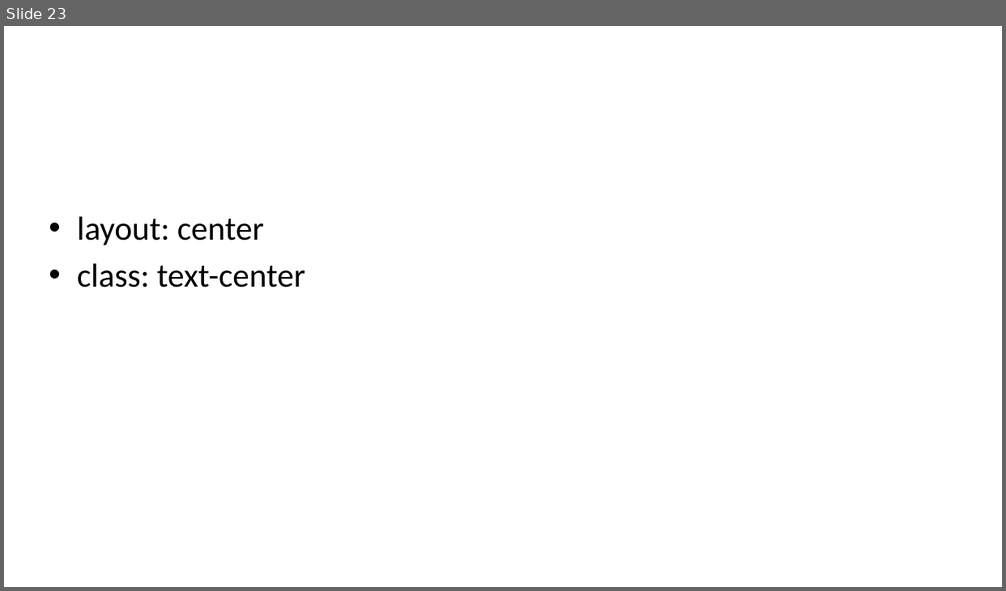
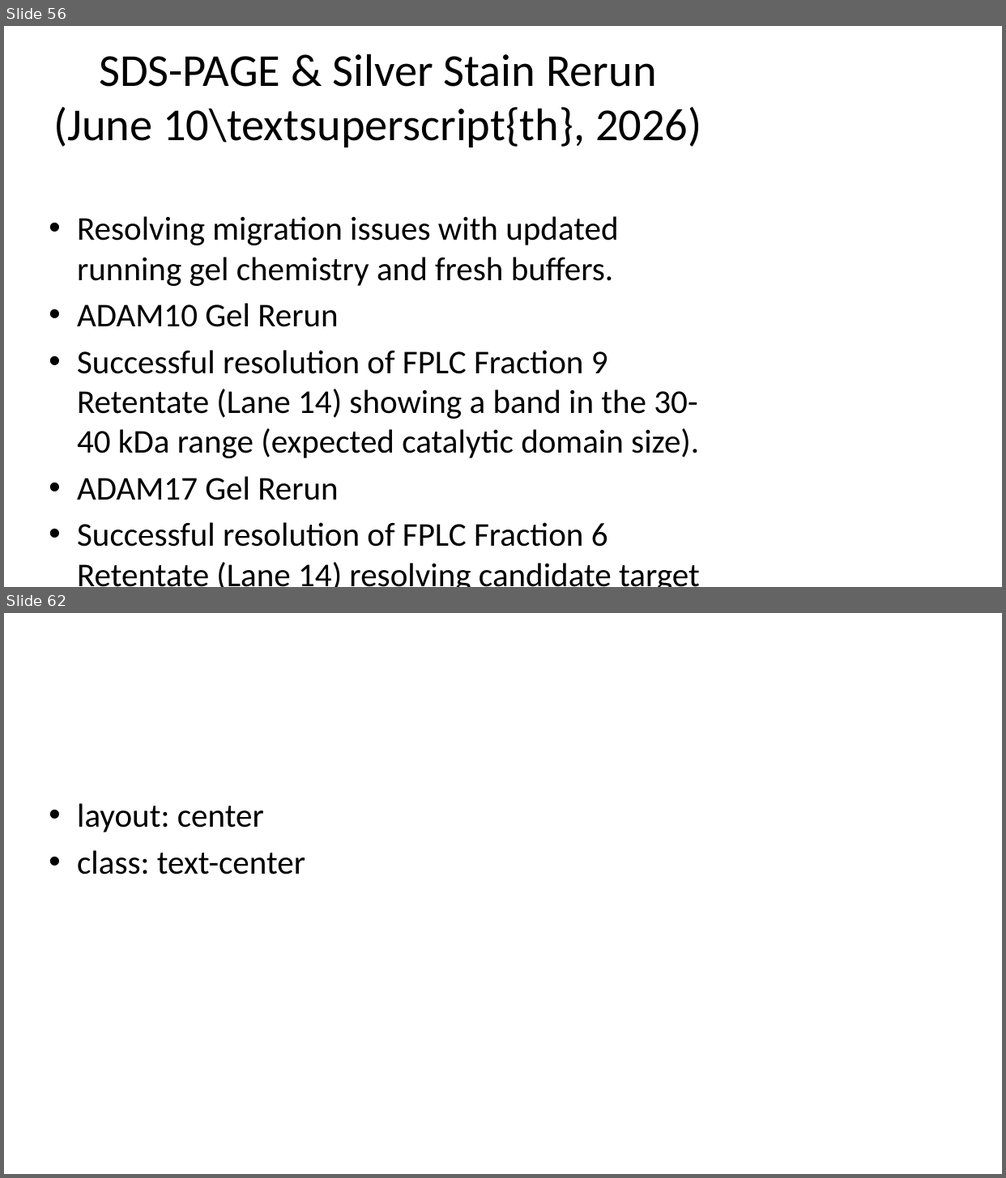
Before and after one commit to naryzach/PhD-Research, a slide deck: Demonstrations/Presentations/De_Novo_Binder_Generation/De_Novo_Binder_Skeleton.pptx. Shown one above the other, each under a label of ours: slide 23 before the commit, slides 56 and 62 after it; the slides between them are not shown. The pictures are 1006x591 and 1006x1178 pixels, drawn with LibreOffice and Linux fonts; fonts in the diff are those of the drawing. Boxes give left, top, right and bottom in pixels: in the first picture for what was removed or moved away, otherwise in the second. Text is boxed around its words. In the diff, an @@ line names an element or a change of style, - is before the commit and + after.

Commit message:
Sync latest lab notebook entries and presentations for June 12th/13th

```diff
--- a/Demonstrations/Presentations/De_Novo_Binder_Generation/De_Novo_Binder_Skeleton.pptx
+++ b/Demonstrations/Presentations/De_Novo_Binder_Generation/De_Novo_Binder_Skeleton.pptx
@@ slide 56 added at [4, 26, 1002, 587], background #FFFFFF @@
@@ title added at [53, 54, 701, 148], 44 pt, text #000000 @@
+SDS-PAGE & Silver Stain Rerun (June 10\textsuperscript{th}, 2026)
@@ text added at [77, 216, 700, 587], 32 pt, text #000000 @@
+• Resolving migration issues with updated running gel chemistry and fresh buffers.
+• ADAM10 Gel Rerun
+• Successful resolution of FPLC Fraction 9 Retentate (Lane 14) showing a band in the 30-40 kDa range (expected catalytic domain size).
+• ADAM17 Gel Rerun
+• Successful resolution of FPLC Fraction 6 Retentate (Lane 14) resolving candidate target bands at 30-40 kDa with clean migration.
@@ what was slide 23 is now slide 62 @@
```
Also in this commit, not shown: 6 slides changed, 45 other slides added, 7 slides removed, 3 other files.
